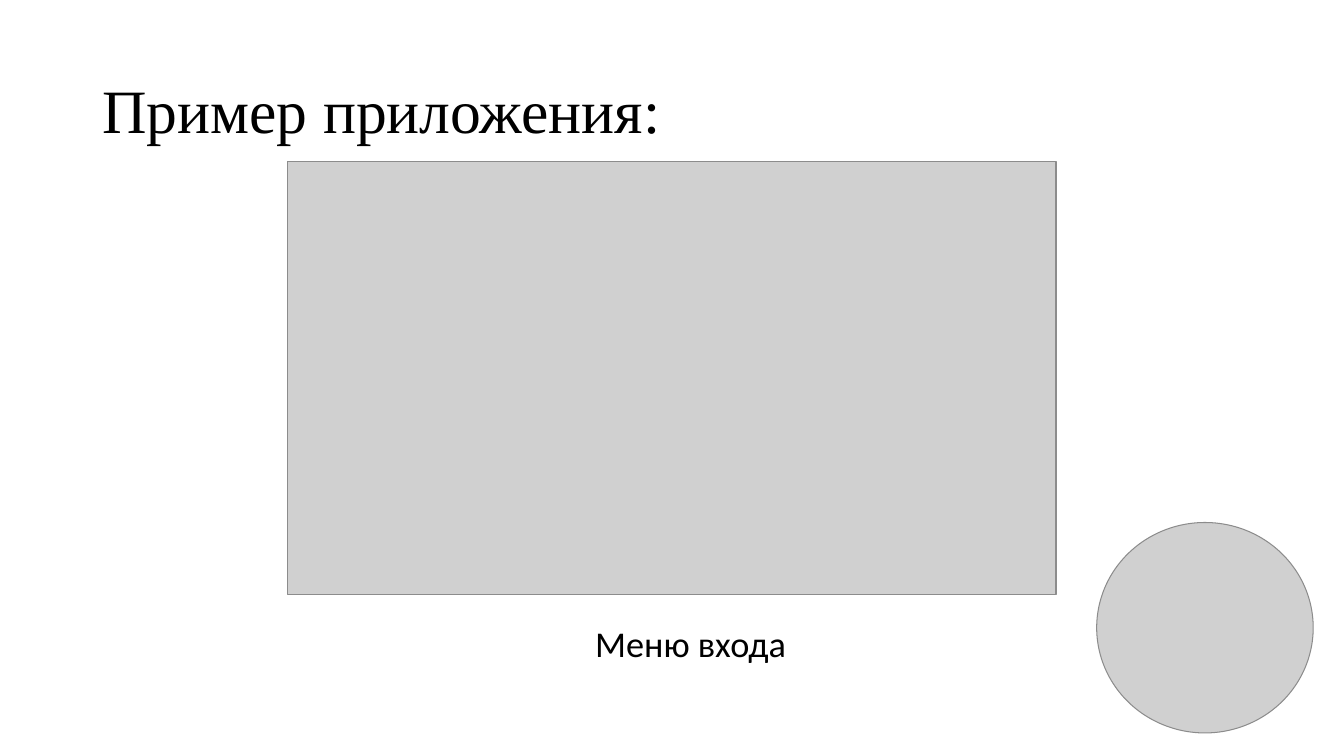
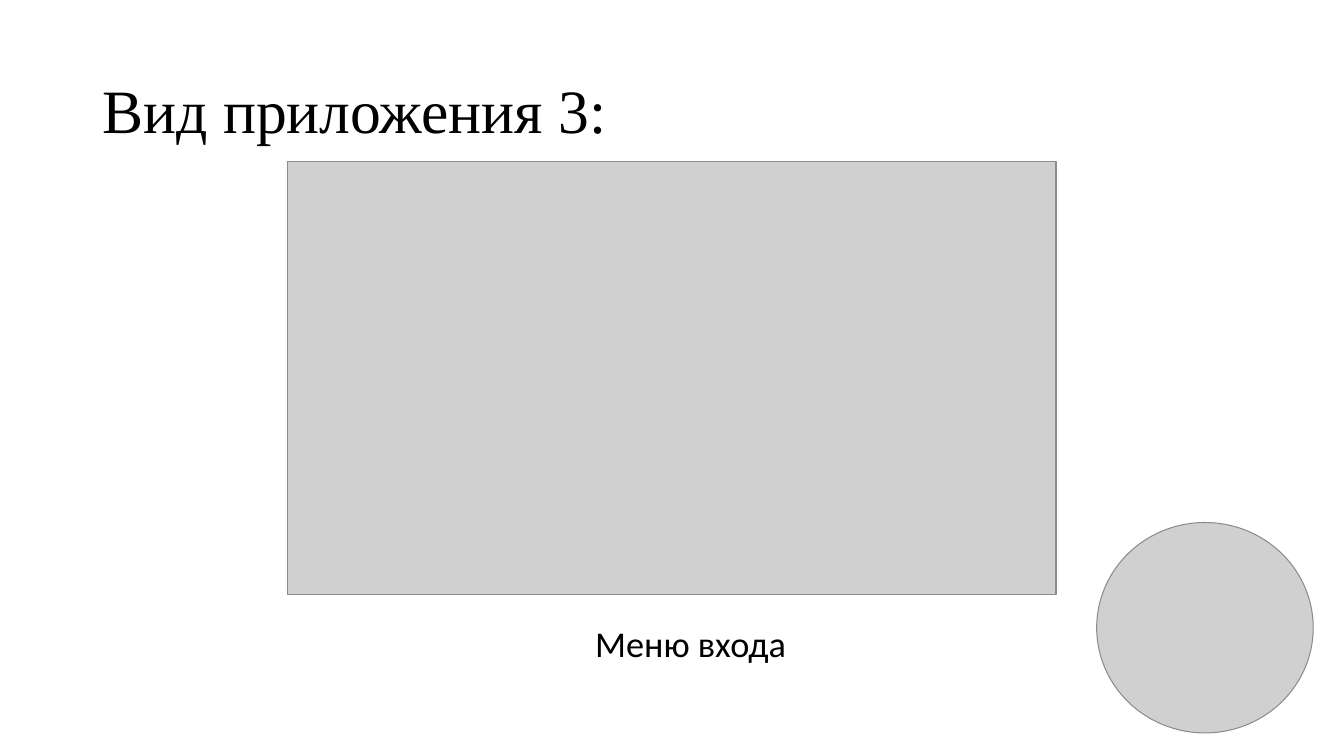
Before and after one commit to Evgenij1234/Project-for-BPC-21-011, a slide deck: slide 5 of FirstPlayer.pptx. Drawn at 1344x756 pixels with LibreOffice and Linux fonts; fonts in the diff are those of the drawing; grey boxes stand for pictures; background and template pictures are left out. Boxes give left, top, right and bottom in pixels: in the first picture for what was removed or moved away, otherwise in the second. Text is boxed around its words. In the diff, an @@ line names an element or a change of style, - is before the commit and + after.

```diff
--- a/FirstPlayer.pptx
+++ b/FirstPlayer.pptx
@@ title at [102, 92, 608, 144]: text changed @@
-Пример приложения:
+Вид приложения 3:
```
Also in this commit, not shown: 6 other slides changed.
